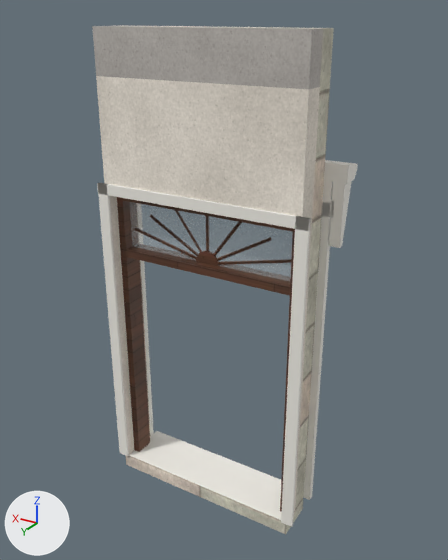
Before and after pictures for a commit that changed the glTF model kits/observatorio/pieces/w_door.glb.
Before and after are seen from a 50 mm camera at (-2.86, 4.68, 4.55) aimed at (-0.08, 0.04, 2.23). Every picture has the same lights, and +X, +Y and +Z are marked at lower left. The picture after the commit comes second.

Objects in the first picture: 'w_door_concrete', 'w_door_dkwood', 'w_door_glass', 'w_door_plaster', 'w_door_stone', 'w_door_trim'.
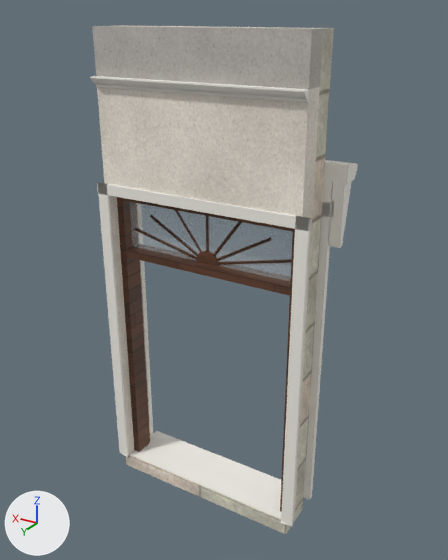
Boxes (x1, y1, x2, y2) around the edits, measured in the pictures (448 x 560 px):
'molduras', added: after (90, 76, 309, 525)

Edits to the bpy script that builds the scene:
```text
Add me_molduras:
    me_molduras.from_pydata(...)  # 66 vertices, 120 faces; spans x -1.0..1.0, y 0.4..0.48, z 0.0..4.05
    me_molduras.materials.append(mat_trim)  # white #f6f3eb
Add ob_molduras:
    ob_molduras = bpy.data.objects.new('molduras', me_molduras)
    ob_molduras.location = (0.0, 0.0, 0.0)
```
